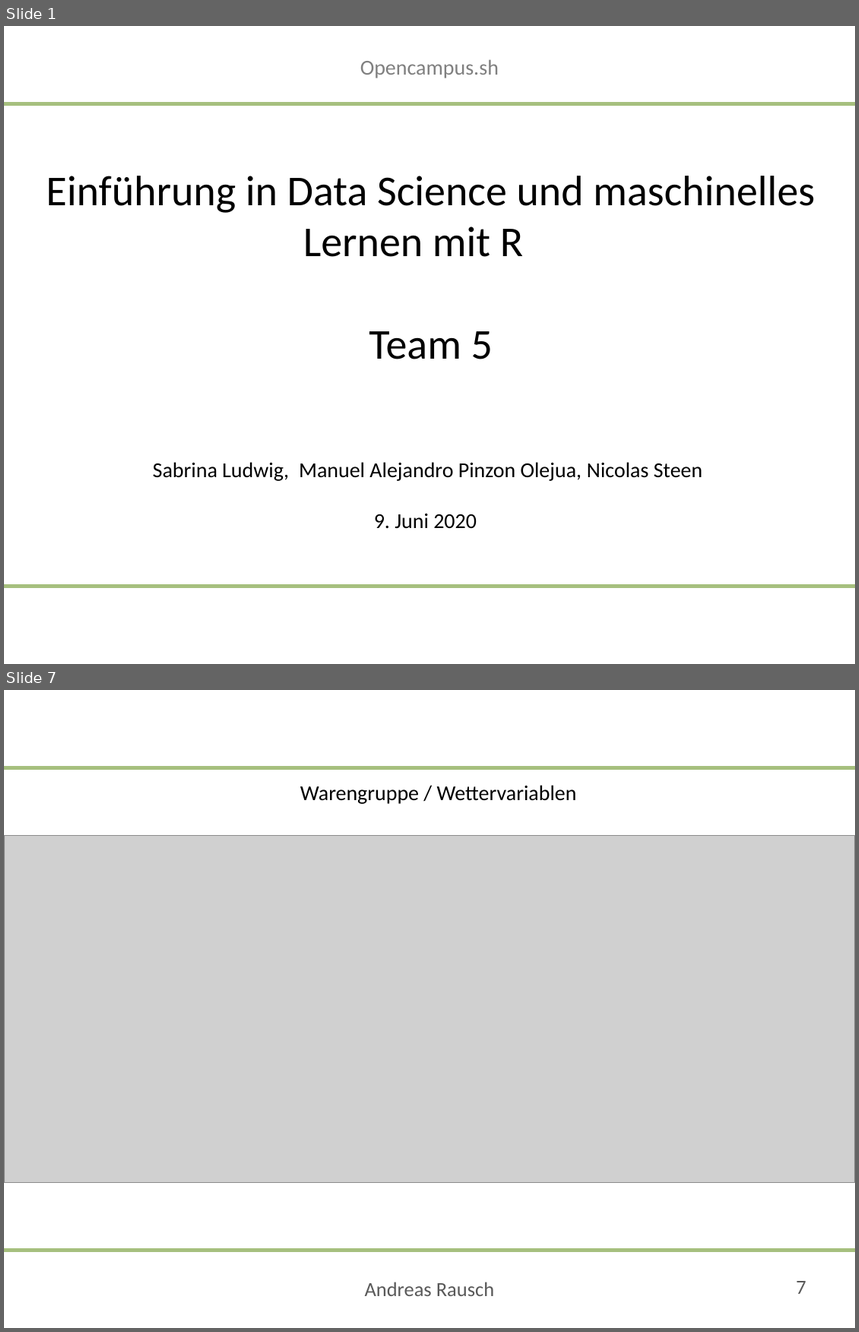
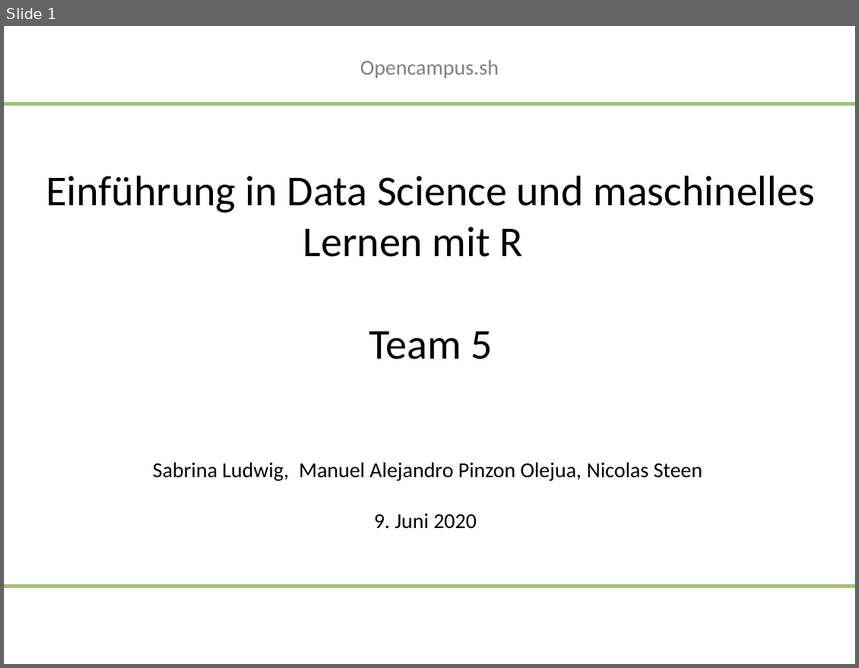
Before and after one commit to saludwig26/Data-science-Team-5-1, a slide deck: 09-06-2020-Präsentation_Team 5.pptx. Shown one above the other, each under a label of ours: slides 1 and 7 before the commit, slide 1 after it; the slides between them are not shown. The pictures are 859x1332 and 859x668 pixels, drawn with LibreOffice and Linux fonts; fonts in the diff are those of the drawing; grey boxes stand for pictures; background and template pictures are left out. Boxes give left, top, right and bottom in pixels: in the first picture for what was removed or moved away, otherwise in the second. Text is boxed around its words. In the diff, an @@ line names an element or a change of style, - is before the commit and + after.

```diff
--- a/09-06-2020-Präsentation_Team 5.pptx
+++ b/09-06-2020-Präsentation_Team 5.pptx
@@ slide 7 removed at (4,690,855,1328), background #FFFFFF; not listed: 2 template elements that a slide beside it also shows @@
@@ text removed at (300,785,577,804) @@
-Warengruppe / Wettervariablen
@@ picture removed at (4,836,855,1184) @@
@@ text removed at (365,1282,494,1296) @@
-Andreas Rausch
@@ page number removed at (796,1281,806,1294) @@
-7
```
Also in this commit, not shown: 8 slides changed, 4 slides added, 7 other slides removed.
